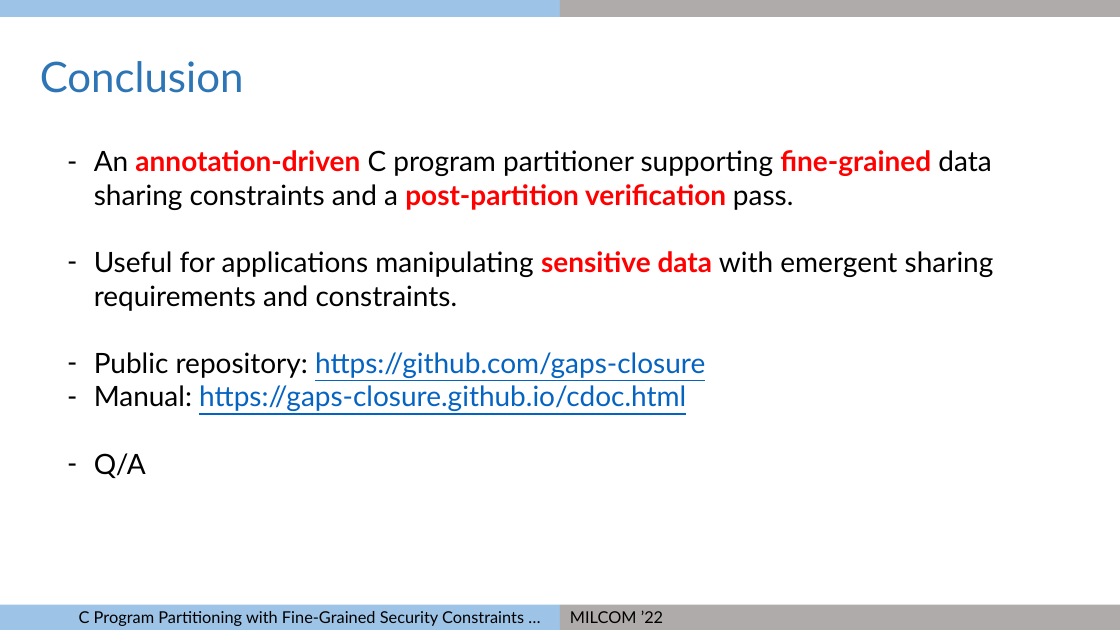
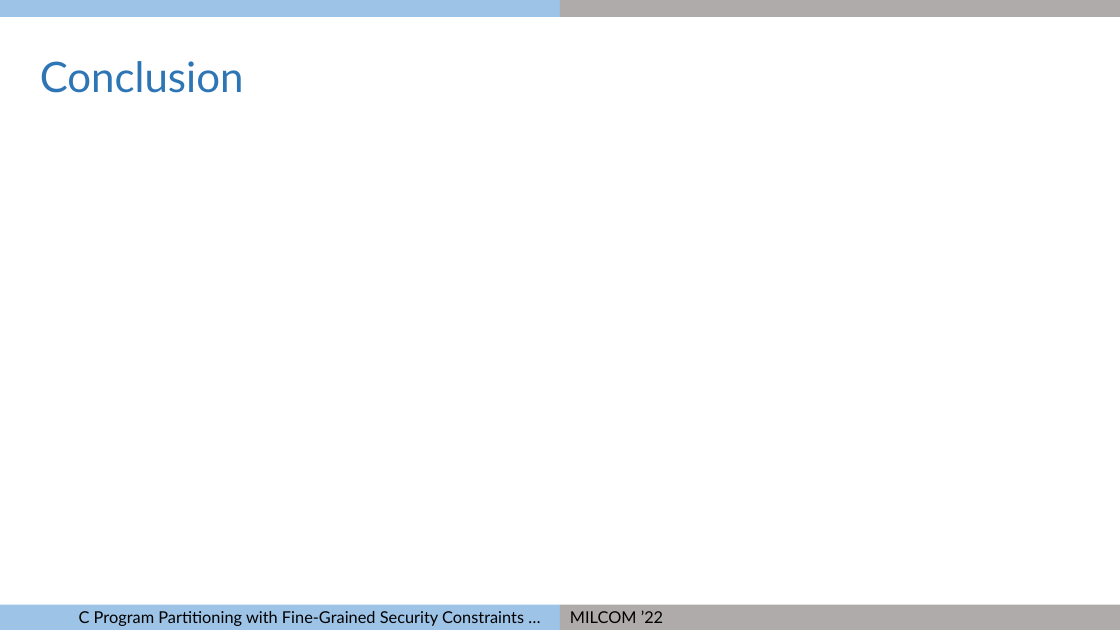
Before and after one commit to gaps-closure/ect, a slide deck: slide 83 of milcom-2022.pptx (slide 20 before the commit). Drawn at 1120x630 pixels with LibreOffice and Linux fonts; fonts in the diff are those of the drawing. Boxes give left, top, right and bottom in pixels: in the first picture for what was removed or moved away, otherwise in the second. Text is boxed around its words. In the diff, an @@ line names an element or a change of style, - is before the commit and + after.

```diff
--- a/milcom-2022.pptx
+++ b/milcom-2022.pptx
@@ text removed at bbox=[94, 150, 994, 478] @@
-– An annotation-driven C program partitioner supporting fine-grained data sharing constraints and a post-partition verification pass.
-– Useful for applications manipulating sensitive data with emergent sharing requirements and constraints.
-– Public repository: https://github.com/gaps-closure
-– Manual: https://gaps-closure.github.io/cdoc.html
-– Q/A
```
Also in this commit, not shown: 18 other slides changed, 68 slides added.
